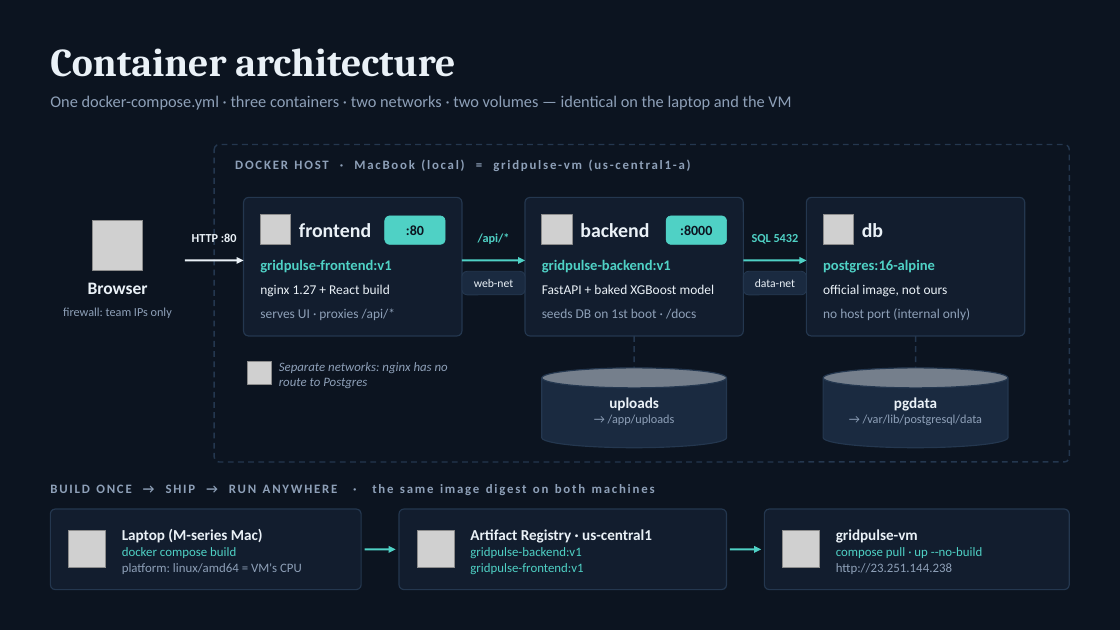
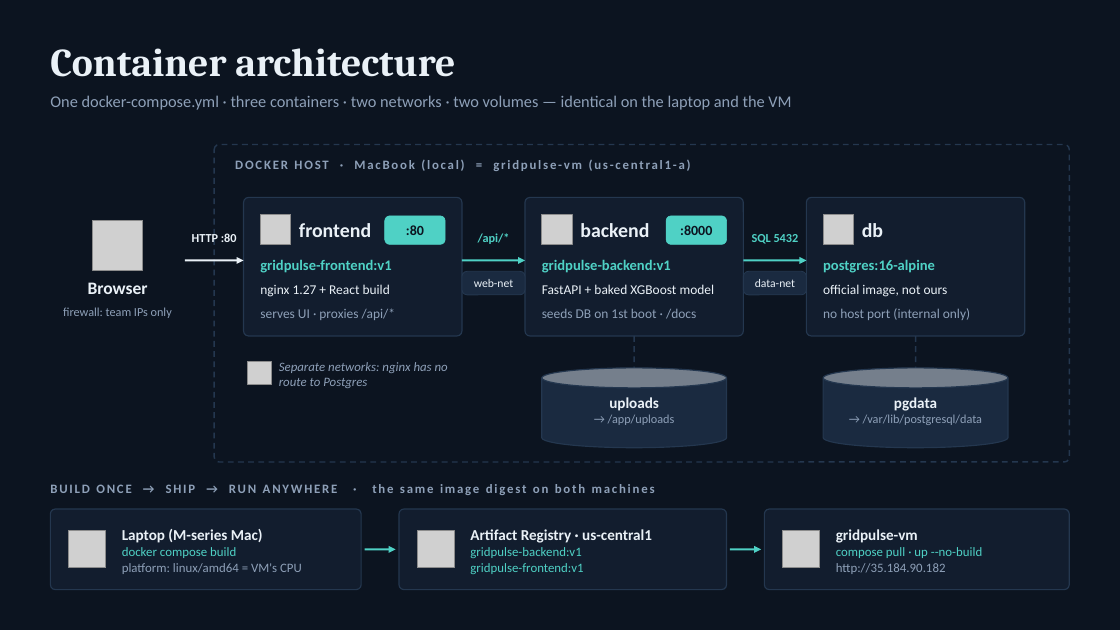
Before and after one commit to Balavardhanreddy5872/Gridpulse, a slide deck: slide 1 of docs/milestone3/gridpulse_milestone3.pptx. Drawn at 1120x630 pixels with LibreOffice and Linux fonts; fonts in the diff are those of the drawing; grey boxes stand for pictures. Boxes give left, top, right and bottom in pixels: in the first picture for what was removed or moved away, otherwise in the second. Text is boxed around its words. In the diff, an @@ line names an element or a change of style, - is before the commit and + after.

```diff
--- a/docs/milestone3/gridpulse_milestone3.pptx
+++ b/docs/milestone3/gridpulse_milestone3.pptx
@@ text at (x1=836, y1=563, x2=946, y2=574): text changed @@
-http://23.251.144.238
+http://35.184.90.182
```
Also in this commit, not shown: 3 other files.
